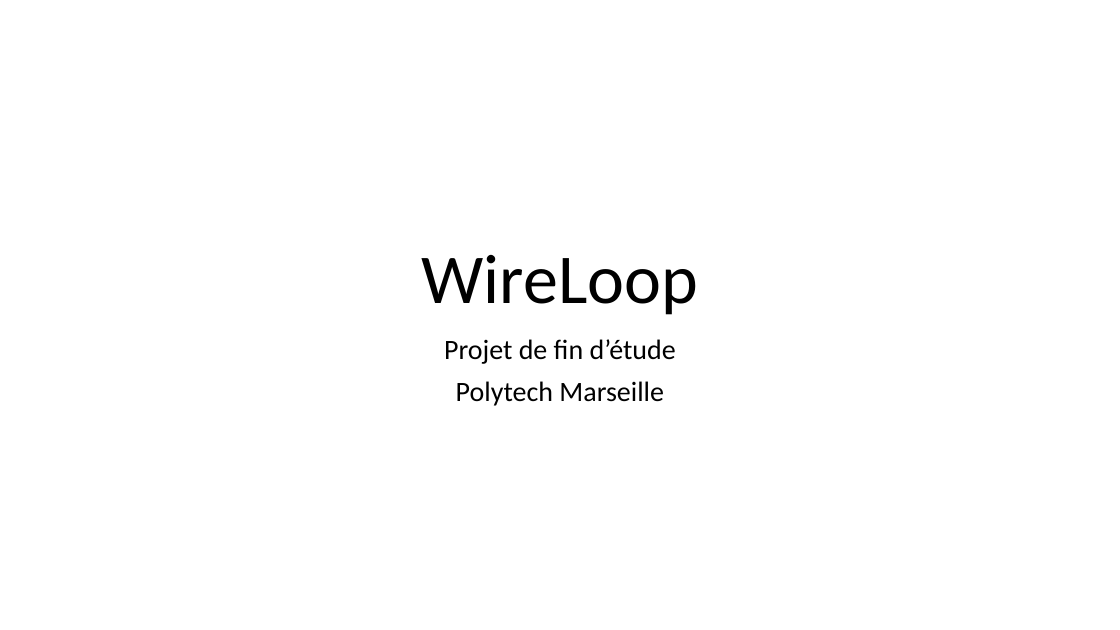
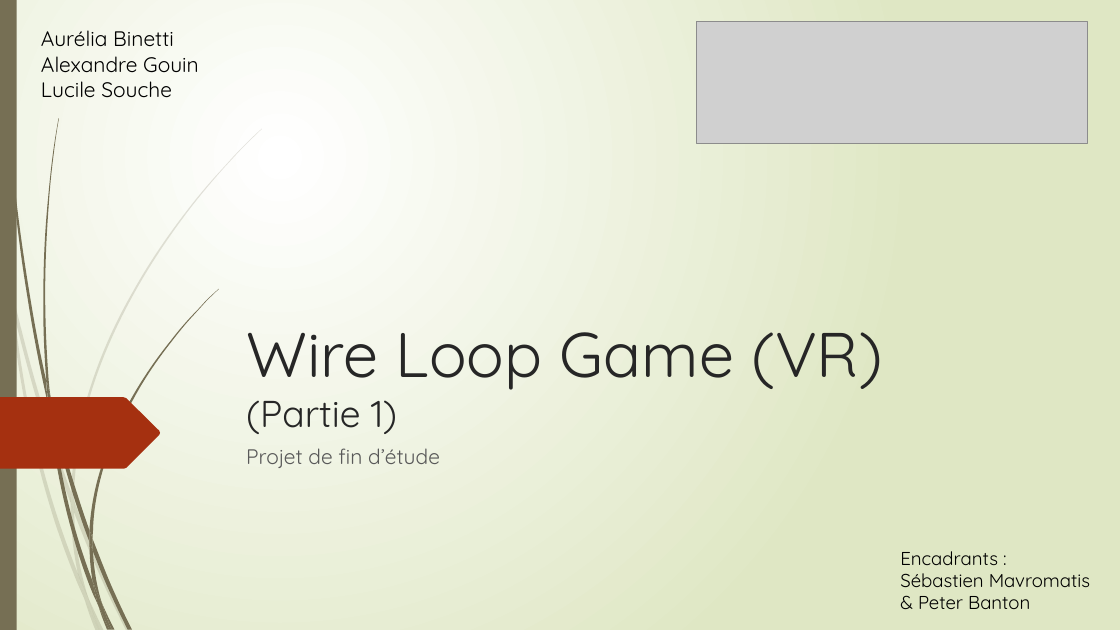
Before and after one commit to kathary/PFE_WireLoop, a slide deck: slide 1 of Doc/WireLoop.pptx. Drawn at 1120x630 pixels with LibreOffice and Linux fonts; fonts in the diff are those of the drawing; grey boxes stand for pictures. Boxes give left, top, right and bottom in pixels: in the first picture for what was removed or moved away, otherwise in the second. Text is boxed around its words. In the diff, an @@ line names an element or a change of style, - is before the commit and + after.

```diff
--- a/Doc/WireLoop.pptx
+++ b/Doc/WireLoop.pptx
@@ background #FFFFFF to gradient #FFFFFF to #DFE8C4 @@
@@ rectangle added at [0, 0, 17, 630], fill #766F54 @@
@@ picture added at [697, 22, 1088, 143] @@
@@ text added at [41, 30, 199, 98], 18 pt, text #000000 @@
+Aurélia Binetti
+Alexandre Gouin
+Lucile Souche
@@ title at [246, 332, 882, 434]: text changed; size 60 to 54 pt; font Calibri to Quicksand; text colour #000000 to #262626 @@
-WireLoop
+Wire Loop Game (VR)
+(Partie 1)
@@ subtitle at [456, 381, 664, 406]: paragraph removed @@
-Polytech Marseille
@@ freeform shape added at [0, 397, 160, 469], fill #A53010 @@
@@ subtitle "Projet de fin d’étude": place and size @@
-subtitle "Projet de fin d’étude" at [444, 339, 676, 406]
+subtitle "Projet de fin d’étude" at [246, 448, 440, 468]
@@ subtitle "Projet de fin d’étude" at [246, 448, 440, 468]: size 24 to 18 pt, font Calibri to Quicksand, text colour #000000 to #595959; alignment centre to left; line spacing 0.9 to 1 @@
@@ text added at [900, 551, 1090, 609], 16 pt, text #000000 @@
+Encadrants :
+Sébastien Mavromatis
+& Peter Banton
@@ group added at [0, 129, 262, 630]: 10 freeform shapes @@
@@ group added at [3, 0, 218, 630]: 12 freeform shapes @@
```
Also in this commit, not shown: 2 other slides changed, 8 slides added, 1 slide removed, 1 other file.
